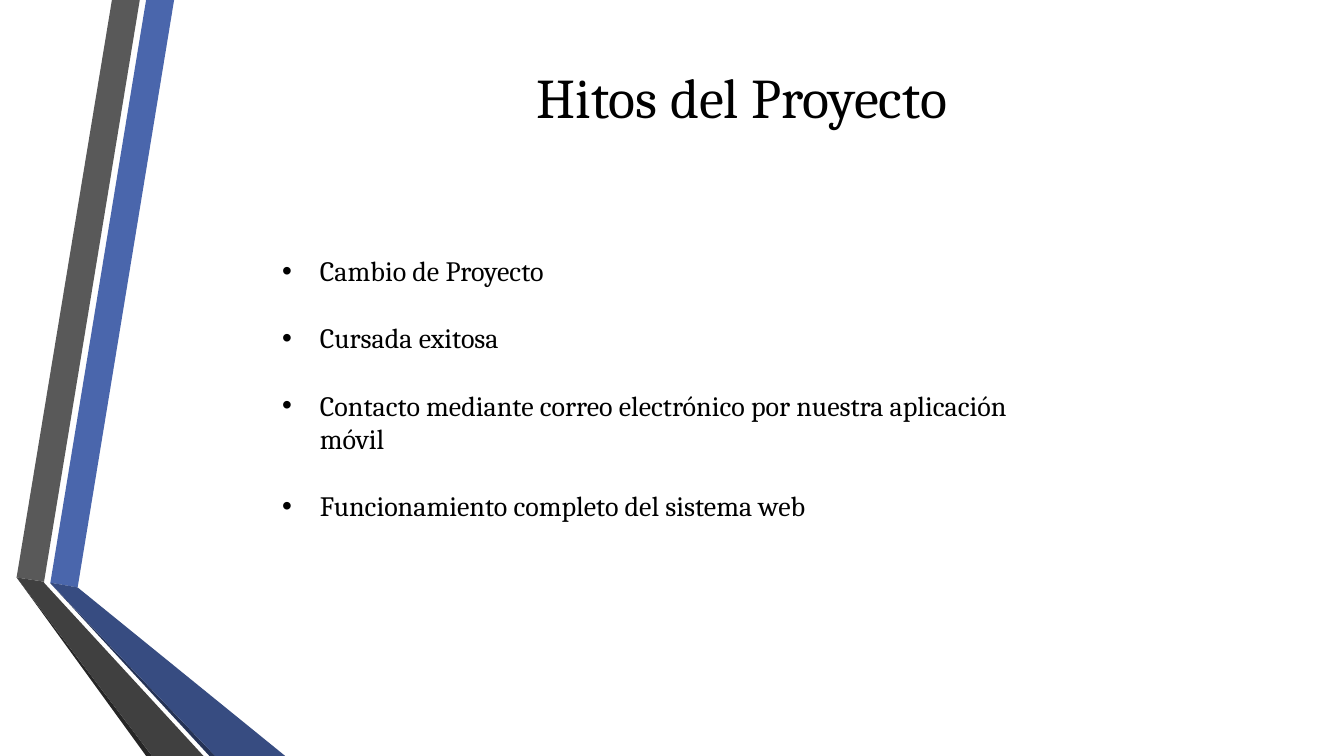
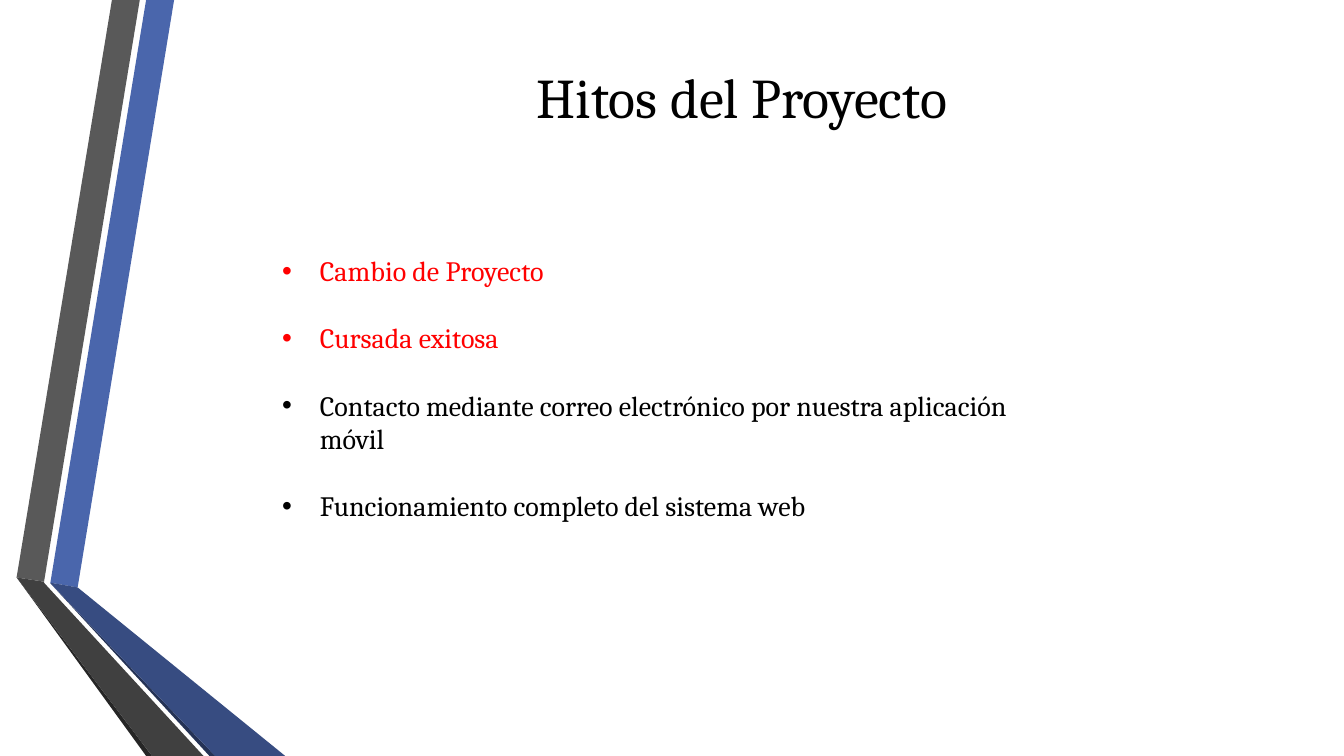
Before and after one commit to fge23/Sistema-VASPA, a slide deck: slide 9 of Presentaciones/Presentación VASPA - Diciembre 2020 - Examen Final/Presentación VASPA - Diciembre 2020 - Examen Final.pptx. Drawn at 1344x756 pixels with LibreOffice and Linux fonts; fonts in the diff are those of the drawing; background and template pictures are left out. Boxes give left, top, right and bottom in pixels: in the first picture for what was removed or moved away, otherwise in the second. Text is boxed around its words. In the diff, an @@ line names an element or a change of style, - is before the commit and + after.

```diff
--- a/Presentaciones/Presentación VASPA - Diciembre 2020 - Examen Final/Presentación VASPA - Diciembre 2020 - Examen Final.pptx
+++ b/Presentaciones/Presentación VASPA - Diciembre 2020 - Examen Final/Presentación VASPA - Diciembre 2020 - Examen Final.pptx
@@ text at (320, 261, 544, 349): text colour #000000 to #FF0000 in "Cambio de Proyecto", "Cursada exitosa" @@
```
Also in this commit, not shown: 4 other slides changed, 1 slide added, 1 slide removed, 1 other file.
